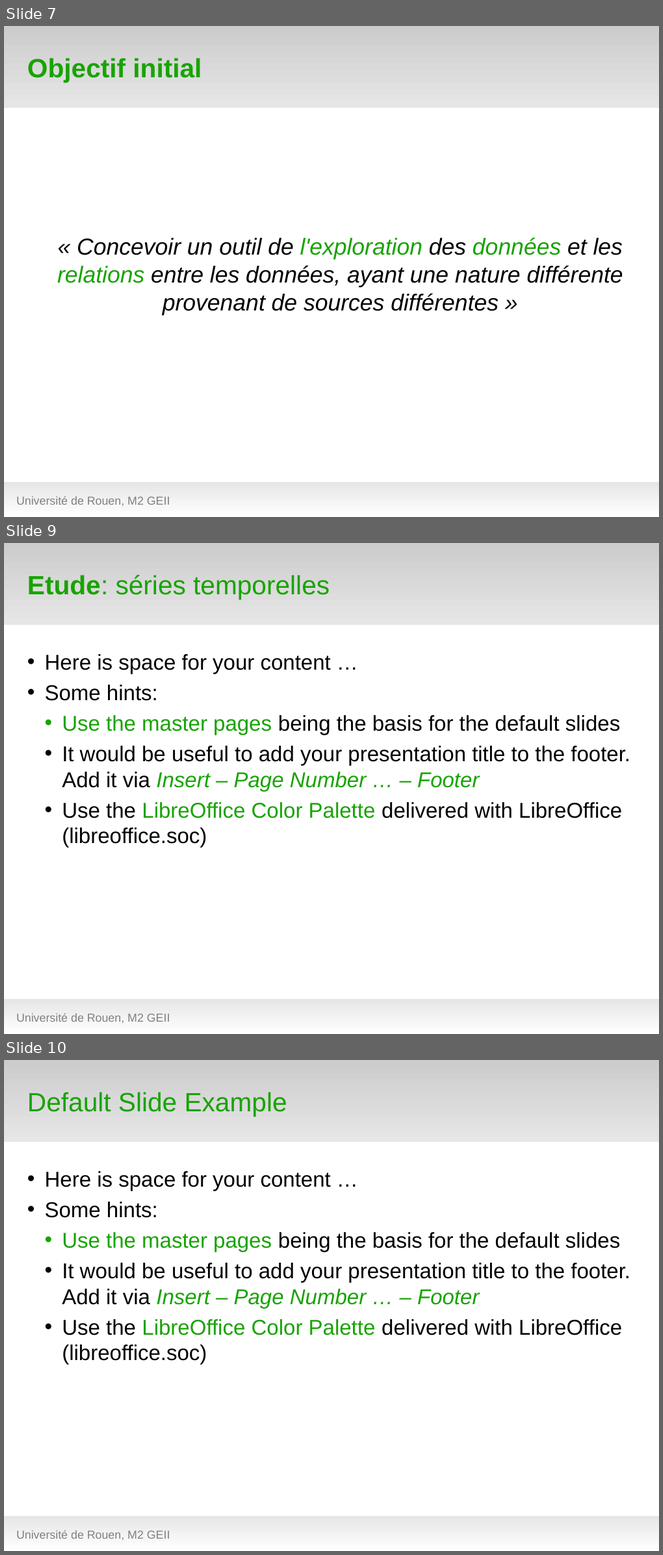
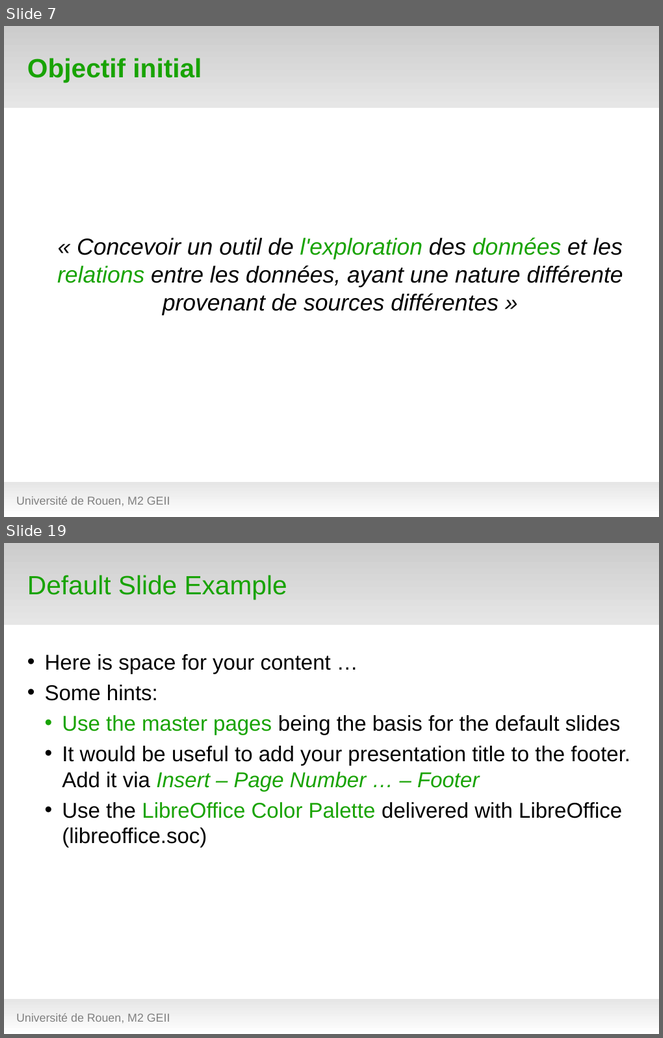
Before and after one commit to hanzenok/dataexp, a slide deck: presentation/test_green5.odp. Shown one above the other, each under a label of ours: slides 7, 9 and 10 before the commit, slides 7 and 19 after it; the slides between them are not shown. The pictures are 663x1555 and 663x1038 pixels, drawn with LibreOffice and Linux fonts; fonts in the diff are those of the drawing; background and template pictures are left out. Boxes give left, top, right and bottom in pixels: in the first picture for what was removed or moved away, otherwise in the second. Text is boxed around its words. In the diff, an @@ line names an element or a change of style, - is before the commit and + after.

```diff
--- a/presentation/test_green5.odp
+++ b/presentation/test_green5.odp
@@ slide 9 removed at (x1=4, y1=543, x2=659, y2=1034), background #FFFFFF; not listed: 2 template elements that a slide beside it also shows @@
@@ title removed at (x1=27, y1=575, x2=330, y2=599) @@
-Etude: séries temporelles
@@ text removed at (x1=45, y1=654, x2=631, y2=848) @@
-• Here is space for your content …
-• Some hints:
-  • Use the master pages being the basis for the default slides
-  • It would be useful to add your presentation title to the footer. Add it via Insert – Page Number … – Footer
-  • Use the LibreOffice Color Palette delivered with LibreOffice (libreoffice.soc)
@@ text removed at (x1=16, y1=1014, x2=170, y2=1023) @@
-Université de Rouen, M2 GEII
@@ what was slide 10 is now slide 19 @@
```
Also in this commit, not shown: 2 slides changed, 10 slides added, 13 other files.
